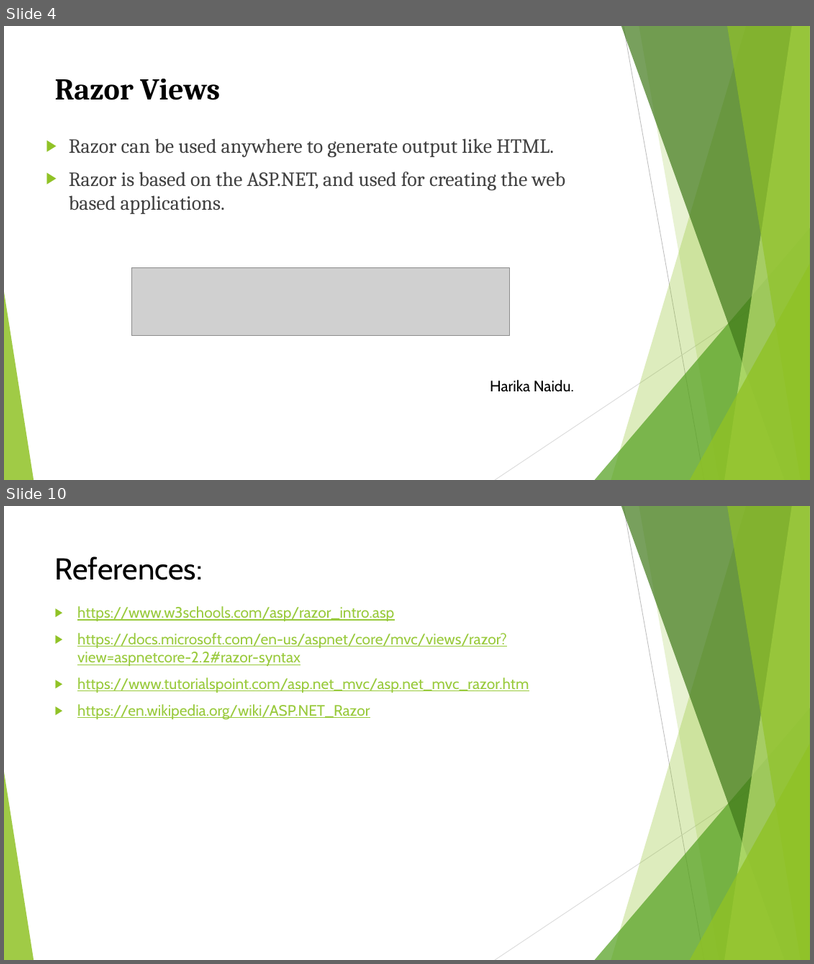
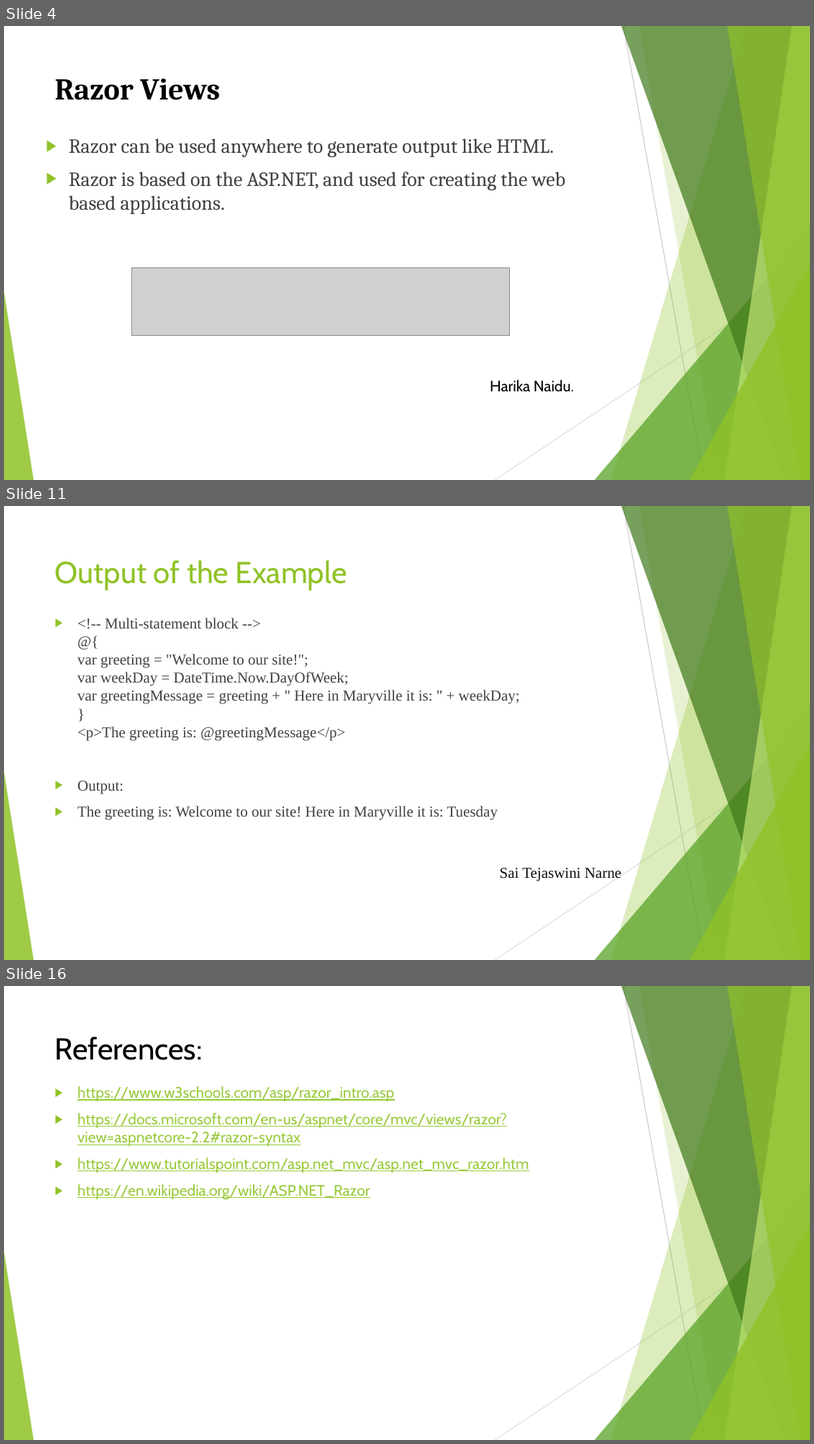
Before and after one commit to Harika1995/Razor-Views, a slide deck: Razor views.pptx. Shown one above the other, each under a label of ours: slides 4 and 10 before the commit, slides 4, 11 and 16 after it; the slides between them are not shown. The pictures are 814x964 and 814x1444 pixels, drawn with LibreOffice and Linux fonts; fonts in the diff are those of the drawing; grey boxes stand for pictures. Boxes give left, top, right and bottom in pixels: in the first picture for what was removed or moved away, otherwise in the second. Text is boxed around its words. In the diff, an @@ line names an element or a change of style, - is before the commit and + after.

```diff
--- a/Razor views.pptx
+++ b/Razor views.pptx
@@ slide 11 added at <box>4,506,810,960</box>, background #FFFFFF; not listed: 10 template elements that a slide beside it also shows @@
@@ title added at <box>55,560,347,590</box>, 36 pt, text #90C226 @@
+Output of the Example
@@ text added at <box>77,618,520,820</box>, 18 pt, text #404040 @@
+▶ <!-- Multi-statement block -->
+  @{
+  var greeting = "Welcome to our site!";
+  var weekDay = DateTime.Now.DayOfWeek;
+  var greetingMessage = greeting + " Here in Maryville it is: " + weekDay;
+  }
+  <p>The greeting is: @greetingMessage</p>
+▶ Output:
+▶ The greeting is: Welcome to our site! Here in Maryville it is: Tuesday
@@ text added at <box>500,867,622,881</box>, 18 pt, text #0D0D0D @@
+Sai Tejaswini Narne
@@ what was slide 10 is now slide 16 @@
```
Also in this commit, not shown: 6 slides changed, 7 other slides added, 2 slides removed.
